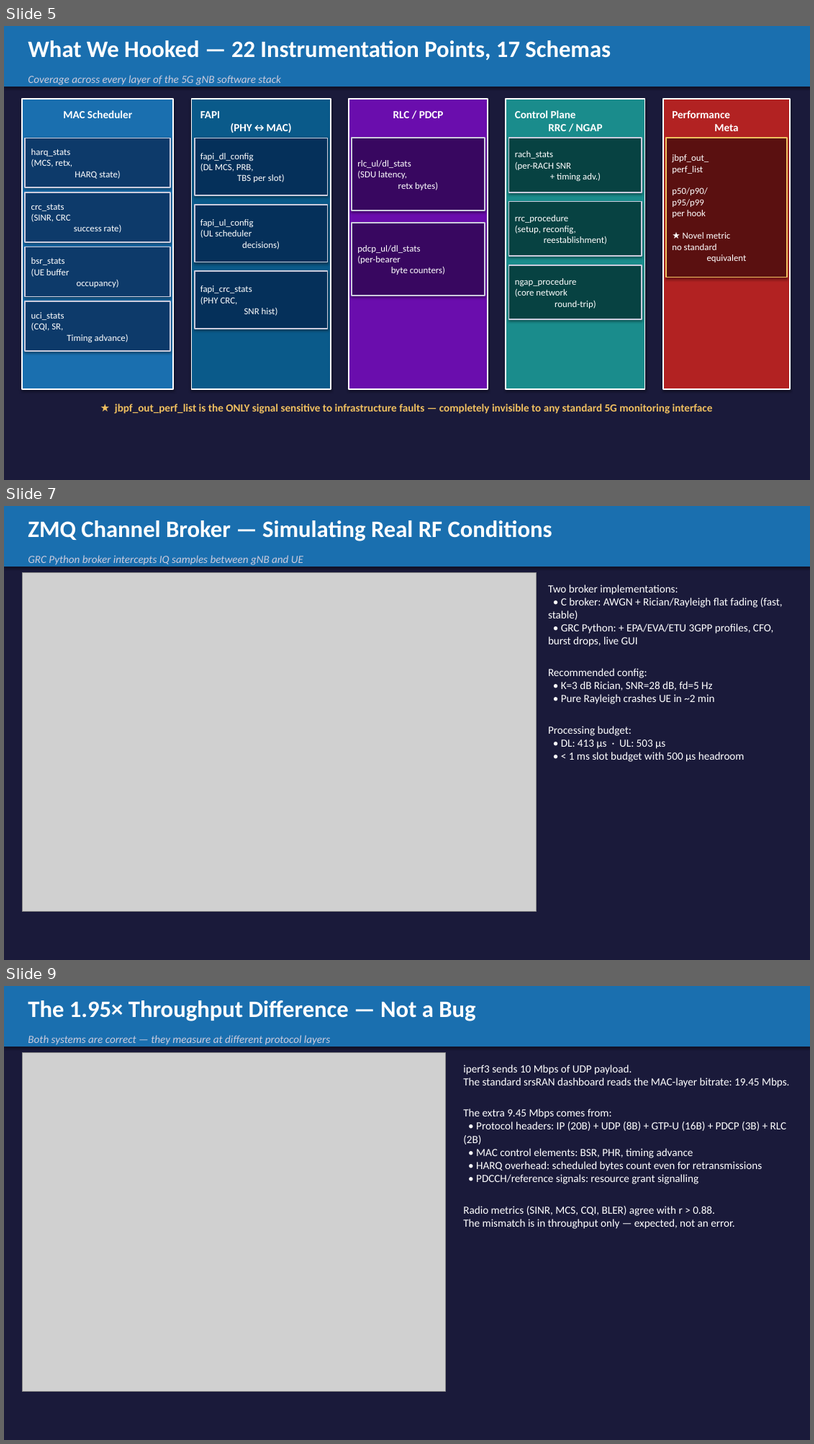
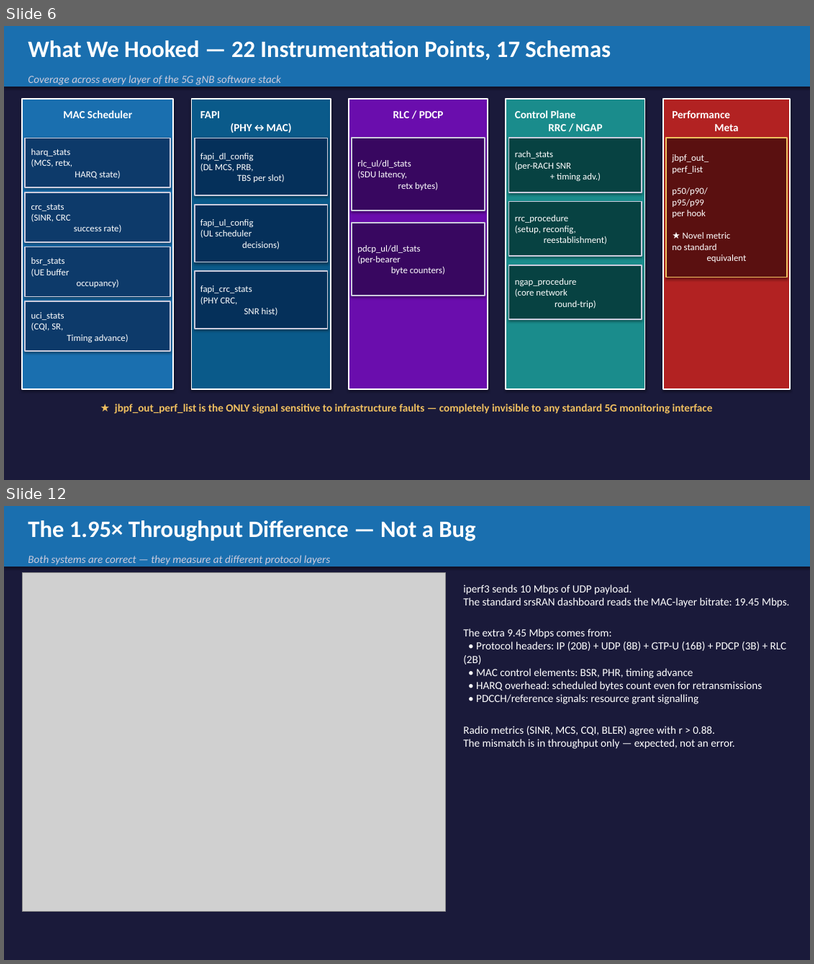
Before and after one commit to MaximBitiu1/srsran-telemetry-pipeline, a slide deck: docs/MIDTERM_PRESENTATION.pptx. Shown one above the other, each under a label of ours: slides 5, 7 and 9 before the commit, slides 6 and 12 after it; the slides between them are not shown. The pictures are 814x1444 and 814x964 pixels, drawn with LibreOffice and Linux fonts; fonts in the diff are those of the drawing; grey boxes stand for pictures. Boxes give left, top, right and bottom in pixels: in the first picture for what was removed or moved away, otherwise in the second. Text is boxed around its words. In the diff, an @@ line names an element or a change of style, - is before the commit and + after.

Commit message:
Add midterm presentation charts, figures, and slide decks
New figures:
- screenshot_grafana1/2.png — live Grafana dashboard screenshots
- screenshot_grc.png        — GNU Radio Companion broker screenshot
- final_system_arch.jpeg    — updated system architecture diagram

Updated figures:
- fig_jbpf_vs_standard.png  — jBPF vs standard metrics comparison
- fig_system_architecture.png
- fig_telemetry_flow.png

Slide decks:
- MidtermPresentation_final.pptx    — final 17-slide midterm deck
- dataset_labels_features_slide.pptx
- jbpf_vs_standard_slides.pptx
- MIDTERM_PRESENTATION.pptx / .html — auto-generated from scripts

Generation scripts:
- generate_diagrams.py
- generate_pptx.py
- generate_presentation.py
- generate_dataset_slide.py
- generate_jbpf_vs_standard_slides.py

```diff
--- a/docs/MIDTERM_PRESENTATION.pptx
+++ b/docs/MIDTERM_PRESENTATION.pptx
@@ slide 7 removed at (4, 506, 810, 960), background #1A1A3A @@
@@ rectangle removed at (4, 506, 810, 566) @@
@@ text removed at (28, 520, 553, 541) @@
-ZMQ Channel Broker — Simulating Real RF Conditions
@@ text removed at (28, 555, 304, 565) @@
-GRC Python broker intercepts IQ samples between gNB and UE
@@ picture removed at (22, 572, 536, 911) @@
@@ text removed at (548, 584, 783, 762) @@
-Two broker implementations:
-• C broker: AWGN + Rician/Rayleigh flat fading (fast, stable)
-• GRC Python: + EPA/EVA/ETU 3GPP profiles, CFO, burst drops, live GUI
-Recommended config:
-• K=3 dB Rician, SNR=28 dB, fd=5 Hz
-• Pure Rayleigh crashes UE in ~2 min
-Processing budget:
-• DL: 413 µs · UL: 503 µs
-• < 1 ms slot budget with 500 µs headroom
@@ what was slide 5 is now slide 6 @@
@@ what was slide 9 is now slide 12 @@
```
Also in this commit, not shown: 2 slides changed, 7 slides added, 3 other slides removed, 16 other files.
